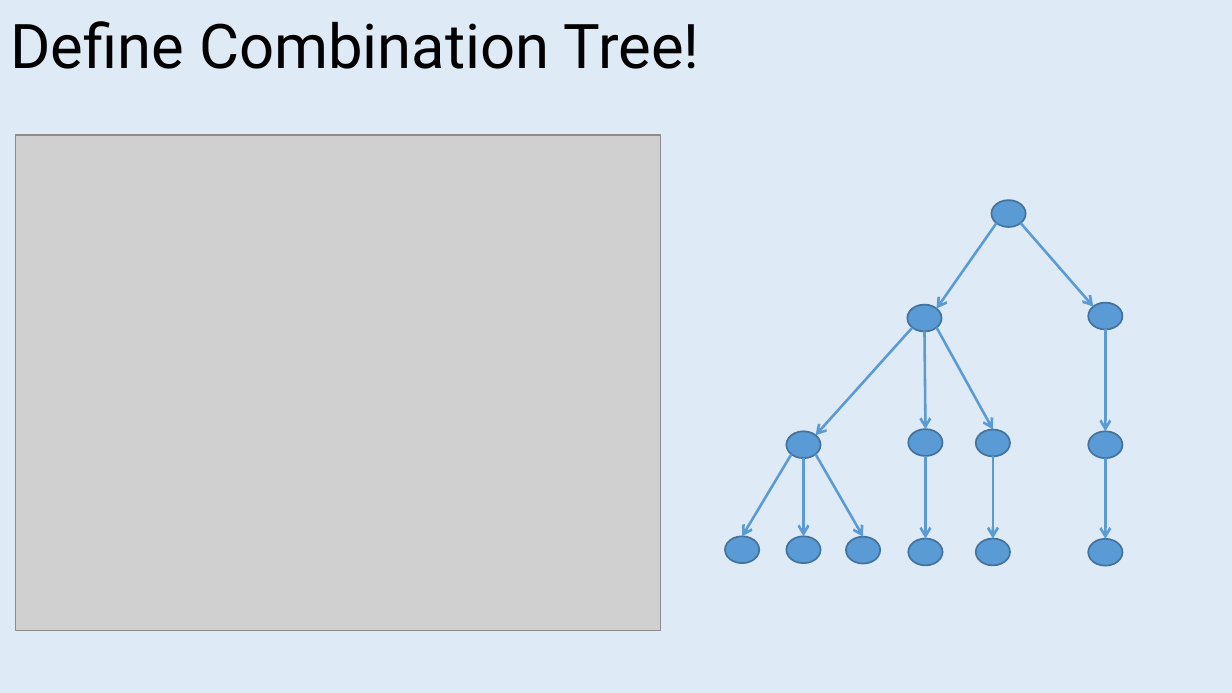
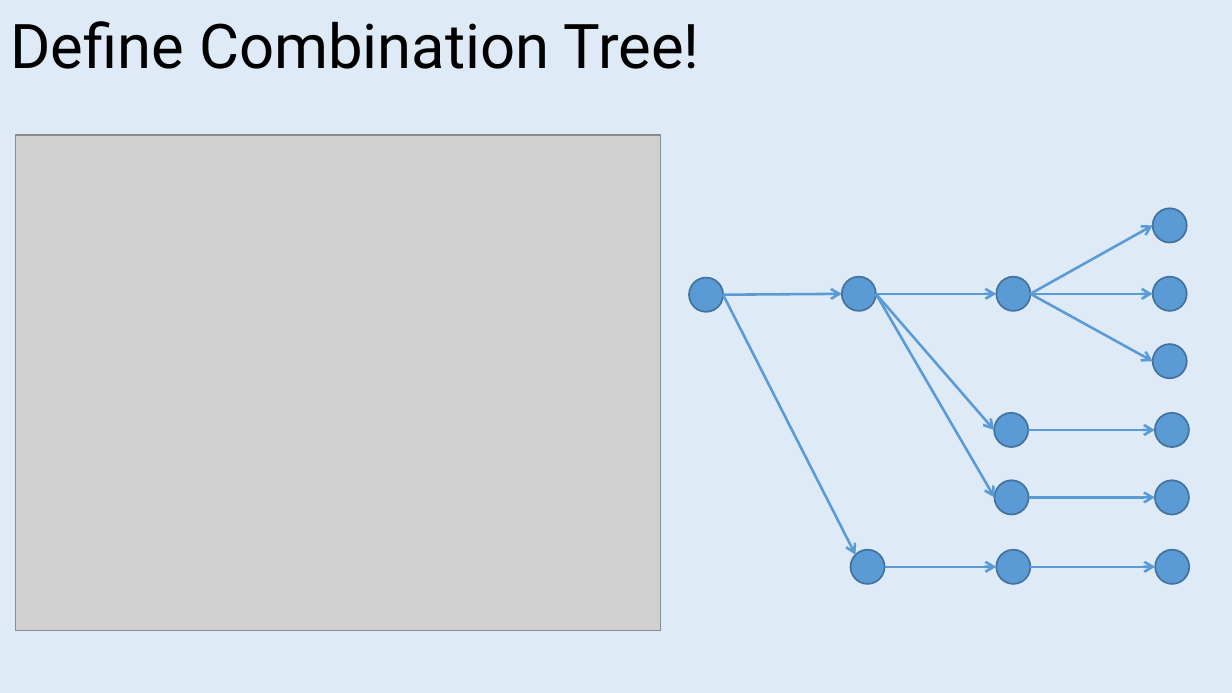
Before and after one commit to jeromerg/NCase, a slide deck: slide 9 of src/NCase.Doc/intern/ReadmeCaroussel.pptx (slide 5 before the commit). Drawn at 1232x693 pixels with LibreOffice and Linux fonts; fonts in the diff are those of the drawing; grey boxes stand for pictures. Boxes give left, top, right and bottom in pixels: in the first picture for what was removed or moved away, otherwise in the second. Text is boxed around its words. In the diff, an @@ line names an element or a change of style, - is before the commit and + after.

```diff
--- a/src/NCase.Doc/intern/ReadmeCaroussel.pptx
+++ b/src/NCase.Doc/intern/ReadmeCaroussel.pptx
@@ arrow moved from (791, 455) - (742, 536) to (1030, 294) - (1153, 225) @@
@@ arrow moved from (1020, 223) - (1093, 307) to (723, 294) - (855, 554) @@
@@ arrow moved from (997, 223) - (936, 308) to (723, 294) - (841, 294) @@
@@ arrow moved from (936, 328) - (993, 430) to (876, 294) - (994, 498) @@
@@ arrow moved from (924, 331) - (925, 429) to (876, 294) - (994, 430) @@
@@ arrow moved from (913, 328) - (816, 435) to (876, 294) - (997, 294) @@
@@ arrow moved from (816, 455) - (864, 537) to (1030, 294) - (1153, 361) @@
@@ arrow moved from (803, 458) - (803, 536) to (1030, 294) - (1153, 294) @@
@@ mirrored; rotation 0 to 90 degrees in 13 elements at (x1=1156, y1=549, x2=1190, y2=584), (x1=994, y1=413, x2=1029, y2=447), (x1=841, y1=277, x2=876, y2=312), (x1=994, y1=480, x2=1029, y2=515), (x1=1154, y1=480, x2=1189, y2=515), (x1=997, y1=277, x2=1031, y2=312), (x1=997, y1=549, x2=1031, y2=584), (x1=850, y1=549, x2=885, y2=584), (x1=1153, y1=208, x2=1188, y2=243), (x1=1153, y1=344, x2=1188, y2=378), (x1=1153, y1=277, x2=1188, y2=312), (x1=689, y1=277, x2=723, y2=312), (x1=1154, y1=413, x2=1189, y2=447) @@
@@ arrow moved from (925, 456) - (925, 538) to (1029, 430) - (1154, 430) @@
@@ arrow moved from (993, 456) - (993, 538) to (1029, 498) - (1154, 498) @@
@@ arrow moved from (1105, 329) - (1105, 431) to (885, 567) - (997, 567) @@
@@ arrow moved from (1105, 458) - (1105, 538) to (1030, 567) - (1156, 567) @@
```
Also in this commit, not shown: 11 other slides changed, 1 slide added, 3 slides removed, 5 other files.
